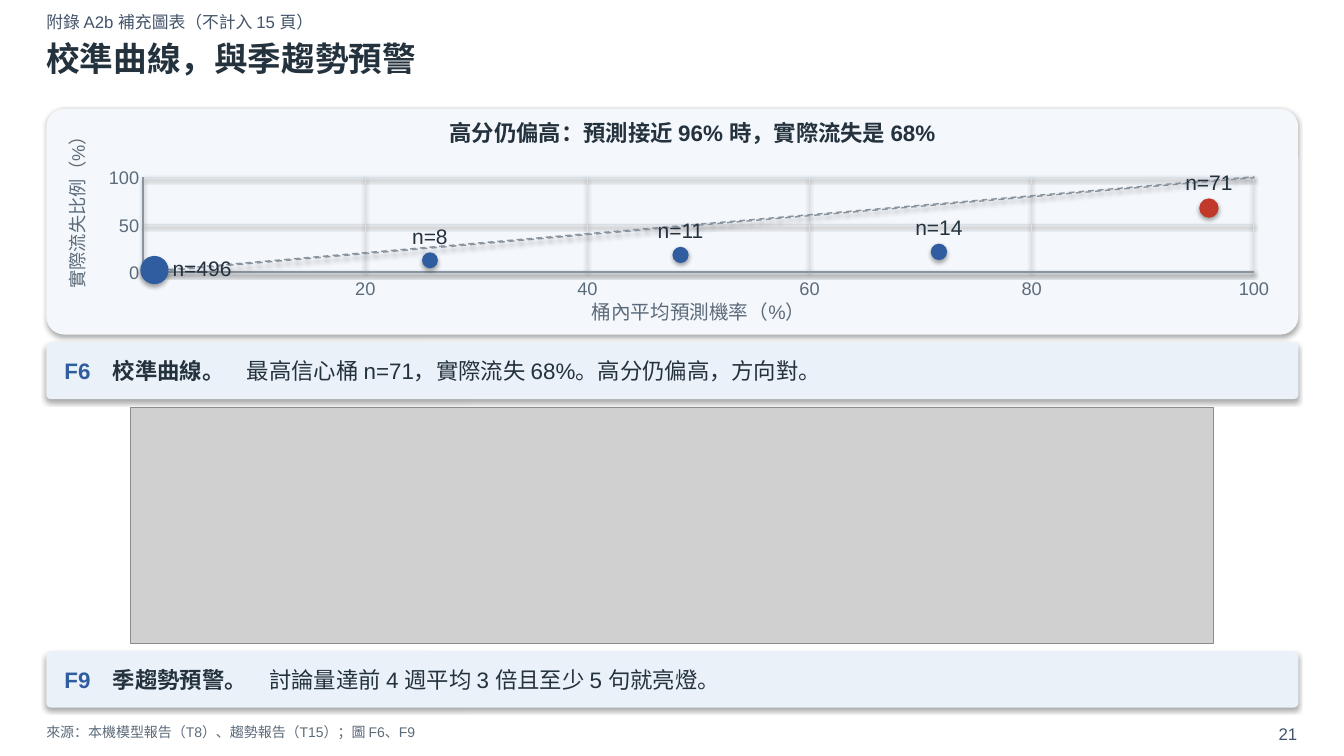
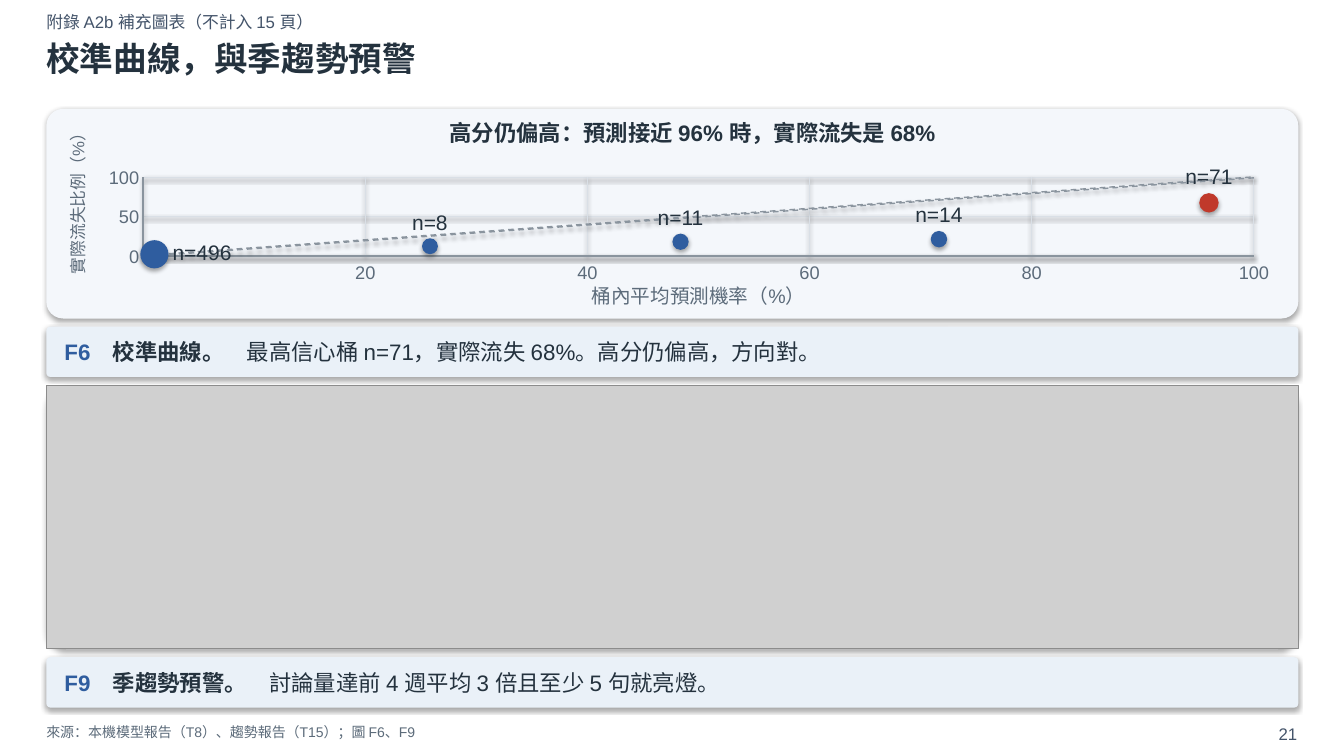
Before and after one commit to xxx789666/hotai-ai-hackathon-lexus, a slide deck: slide 21 of deck/versions/初賽簡報_v3.3.pptx. Drawn at 1344x756 pixels with LibreOffice and Linux fonts; fonts in the diff are those of the drawing; grey boxes stand for pictures. Boxes give left, top, right and bottom in pixels: in the first picture for what was removed or moved away, otherwise in the second. Text is boxed around its words. In the diff, an @@ line names an element or a change of style, - is before the commit and + after.

```diff
--- a/deck/versions/初賽簡報_v3.3.pptx
+++ b/deck/versions/初賽簡報_v3.3.pptx
@@ rounded rectangle: place and size @@
-rounded rectangle at (46, 109, 1299, 335)
+rounded rectangle at (46, 109, 1299, 319)
@@ text "實際流失比例（%）" at (65, 139, 89, 270): size 13 to 12 pt @@
@@ rectangle: place and size @@
-rectangle at (143, 177, 1254, 273)
+rectangle at (143, 178, 1255, 257)
@@ line moved from (143, 177) - (143, 272) to (143, 177) - (143, 256) @@
@@ line moved from (365, 177) - (365, 272) to (365, 177) - (365, 256) @@
@@ line moved from (588, 177) - (588, 272) to (588, 177) - (588, 256) @@
@@ line moved from (810, 177) - (810, 272) to (810, 177) - (810, 256) @@
@@ line moved from (1032, 177) - (1032, 272) to (1032, 177) - (1032, 256) @@
@@ text "n=71": place and size @@
-text "n=71" at (1185, 175, 1232, 190)
+text "n=71" at (1185, 169, 1232, 184)
@@ line moved from (1254, 177) - (1254, 272) to (1254, 177) - (1254, 256) @@
@@ text "50": place and size @@
-text "50" at (119, 219, 139, 232)
+text "50" at (119, 210, 139, 223)
@@ ellipse: place and size @@
-ellipse at (1200, 199, 1219, 218)
+ellipse at (1200, 194, 1219, 213)
@@ line moved from (143, 225) - (1254, 225) to (143, 217) - (1254, 217) @@
@@ 11 texts, 4 ellipses, 2 lines: place and size @@
-11 texts, 4 ellipses, 2 lines at (129, 220, 1269, 321)
+11 texts, 4 ellipses, 2 lines at (129, 207, 1269, 305)
@@ rounded rectangle: place and size @@
-rounded rectangle at (46, 343, 1299, 399)
+rounded rectangle at (46, 327, 1299, 377)
@@ text "F6 校準曲線。 最高信心桶 n=71，實際流失 68%。高分仍偏高，方向對。": place and size @@
-text "F6 校準曲線。 最高信心桶 n=71，實際流失 68%。高分仍偏高，方向對。" at (64, 360, 821, 381)
+text "F6 校準曲線。 最高信心桶 n=71，實際流失 68%。高分仍偏高，方向對。" at (64, 341, 821, 362)
@@ picture: place and size @@
-picture at (131, 407, 1215, 643)
+picture at (46, 385, 1299, 649)
@@ rounded rectangle added at (46, 385, 1299, 649), fill #F4F7FB @@
@@ rounded rectangle: place and size @@
-rounded rectangle at (46, 651, 1299, 708)
+rounded rectangle at (46, 657, 1299, 708)
```
Also in this commit, not shown: 7 other files.
